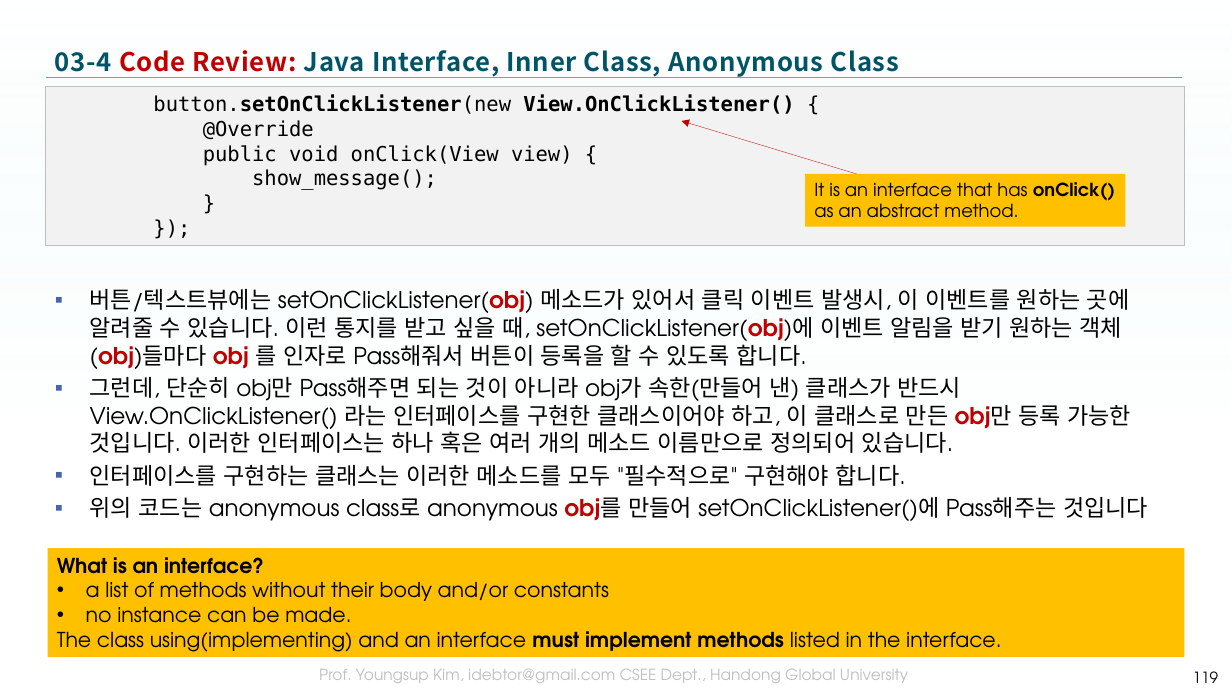
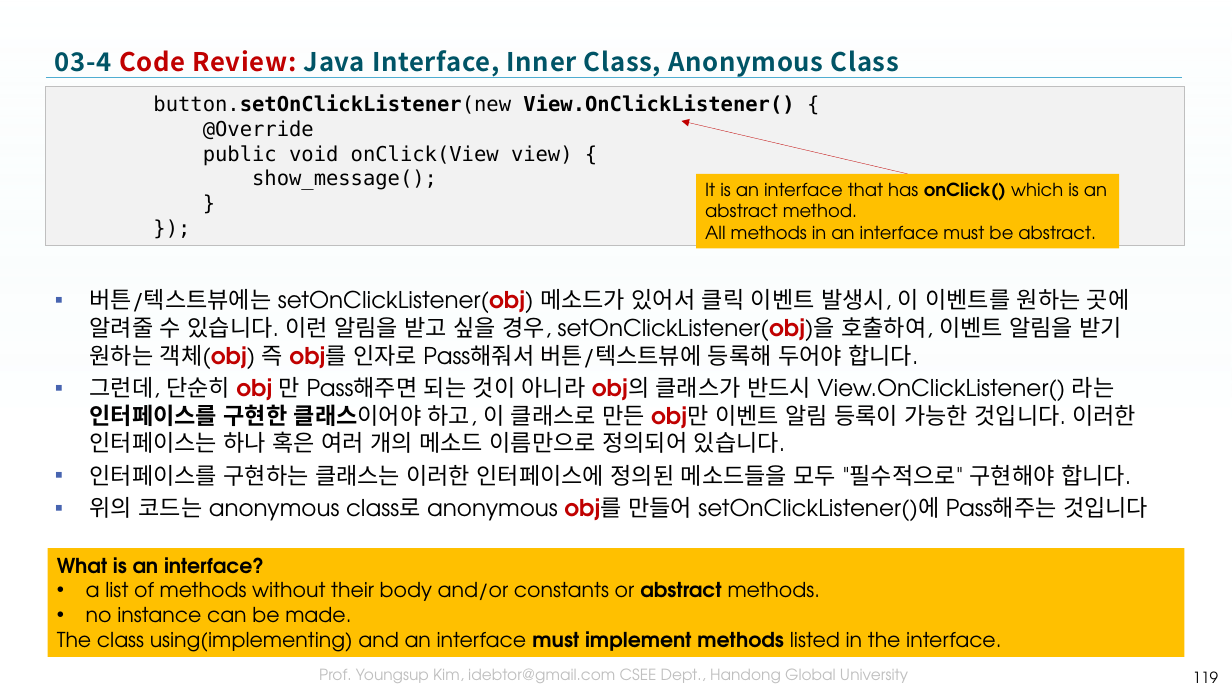
Before and after one commit to tae7841/HuStarAS, a slide deck: slide 119 of ppts/03Widget.pptx. Drawn at 1232x693 pixels with LibreOffice and Linux fonts; fonts in the diff are those of the drawing; background and template pictures are left out. Boxes give left, top, right and bottom in pixels: in the first picture for what was removed or moved away, otherwise in the second. Text is boxed around its words. In the diff, an @@ line names an element or a change of style, - is before the commit and + after.

```diff
--- a/ppts/03Widget.pptx
+++ b/ppts/03Widget.pptx
@@ arrow moved from (921, 194) - (682, 121) to (908, 174) - (682, 121) @@
@@ rectangle "It is an interface that ...": place and size @@
-rectangle "It is an interface that ..." at box(805, 174, 1125, 226)
+rectangle "It is an interface that ..." at box(696, 174, 1119, 249)
@@ text in rectangle at box(705, 182, 1107, 240): text changed @@
-It is an interface that has onClick() as an abstract method.
+It is an interface that has onClick() which is an abstract method.
+All methods in an interface must be abstract.
@@ text at box(90, 289, 1136, 486): text changed @@
-▪ 버튼/텍스트뷰에는 setOnClickListener(obj) 메소드가 있어서 클릭 이벤트 발생시, 이 이벤트를 원하는 곳에 알려줄 수 있습니다. 이런 통지를 받고 싶을 때, setOnClickListener(obj)에 이벤트 알림을 받기 원하는 객체(obj)들마다 obj 를 인자로 Pass해줘서 버튼이 등록을 할 수 있도록 합니다.
-▪ 그런데, 단순히 obj만 Pass해주면 되는 것이 아니라 obj가 속한(만들어 낸) 클래스가 반드시 View.OnClickListener() 라는 인터페이스를 구현한 클래스이어야 하고, 이 클래스로 만든 obj만 등록 가능한 것입니다. 이러한 인터페이스는 하나 혹은 여러 개의 메소드 이름만으로 정의되어 있습니다.
-▪ 인터페이스를 구현하는 클래스는 이러한 메소드를 모두 "필수적으로" 구현해야 합니다.
+▪ 버튼/텍스트뷰에는 setOnClickListener(obj) 메소드가 있어서 클릭 이벤트 발생시, 이 이벤트를 원하는 곳에 알려줄 수 있습니다. 이런 알림을 받고 싶을 경우, setOnClickListener(obj)을 호출하여, 이벤트 알림을 받기 원하는 객체(obj) 즉 obj를 인자로 Pass해줘서 버튼/텍스트뷰에 등록해 두어야 합니다.
+▪ 그런데, 단순히 obj 만 Pass해주면 되는 것이 아니라 obj의 클래스가 반드시 View.OnClickListener() 라는 인터페이스를 구현한 클래스이어야 하고, 이 클래스로 만든 obj만 이벤트 알림 등록이 가능한 것입니다. 이러한 인터페이스는 하나 혹은 여러 개의 메소드 이름만으로 정의되어 있습니다.
+▪ 인터페이스를 구현하는 클래스는 이러한 인터페이스에 정의된 메소드들을 모두 "필수적으로" 구현해야 합니다.
@@ text in rectangle at box(86, 582, 820, 601): text changed @@
-• a list of methods without their body and/or constants
+• a list of methods without their body and/or constants or abstract methods.
```
Also in this commit, not shown: 7 other slides changed, 1 slide added, 2 slides removed.
